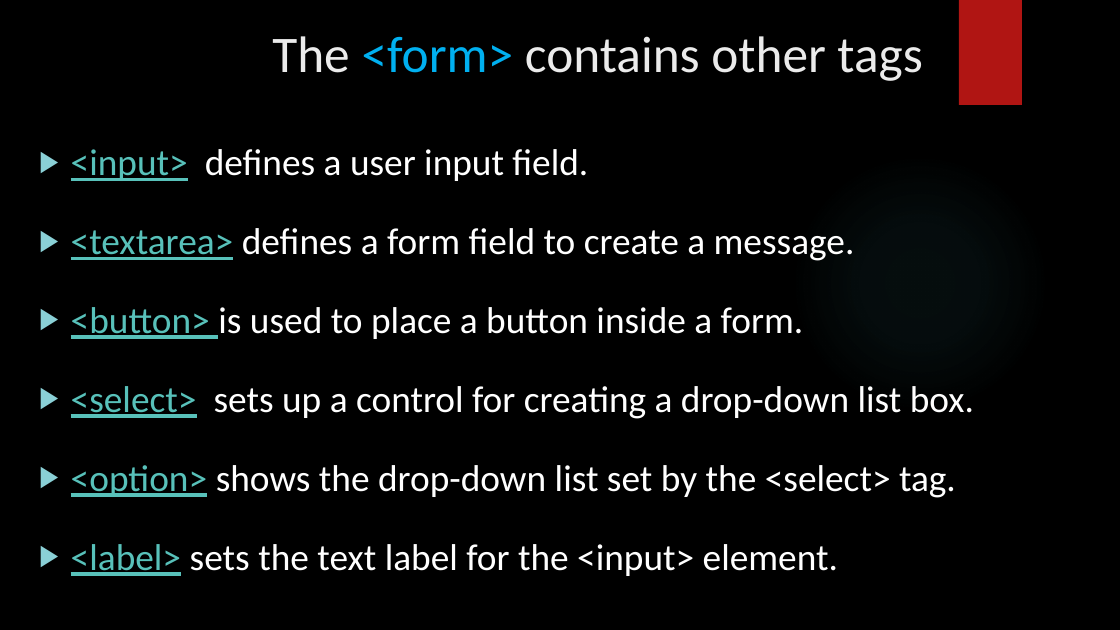
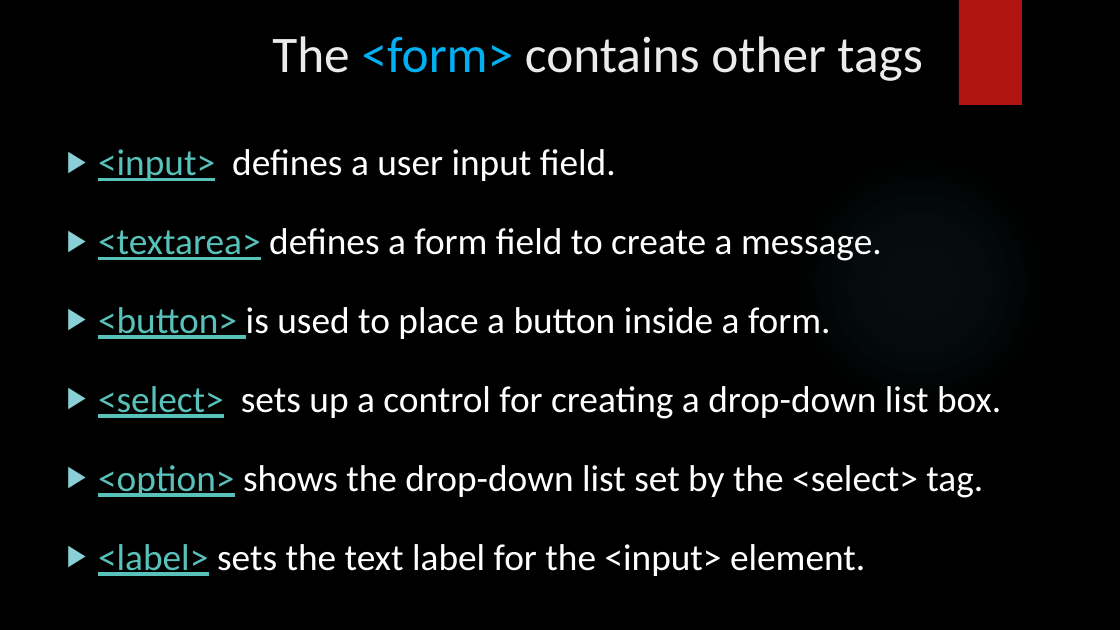
Before and after one commit to BachAmadou/code-lectures, a slide deck: slide 37 of HTML/HTML.pptx (slide 34 before the commit). Drawn at 1120x630 pixels with LibreOffice and Linux fonts; fonts in the diff are those of the drawing; background and template pictures are left out. Boxes give left, top, right and bottom in pixels: in the first picture for what was removed or moved away, otherwise in the second. Text is boxed around its words. In the diff, an @@ line names an element or a change of style, - is before the commit and + after.

```diff
--- a/HTML/HTML.pptx
+++ b/HTML/HTML.pptx
@@ text "<input> defines a user input ..." moved from (x1=71, y1=149, x2=974, y2=576) to (x1=98, y1=149, x2=1001, y2=576) @@
```
Also in this commit, not shown: 7 other slides changed, 6 slides added, 42 other files.
